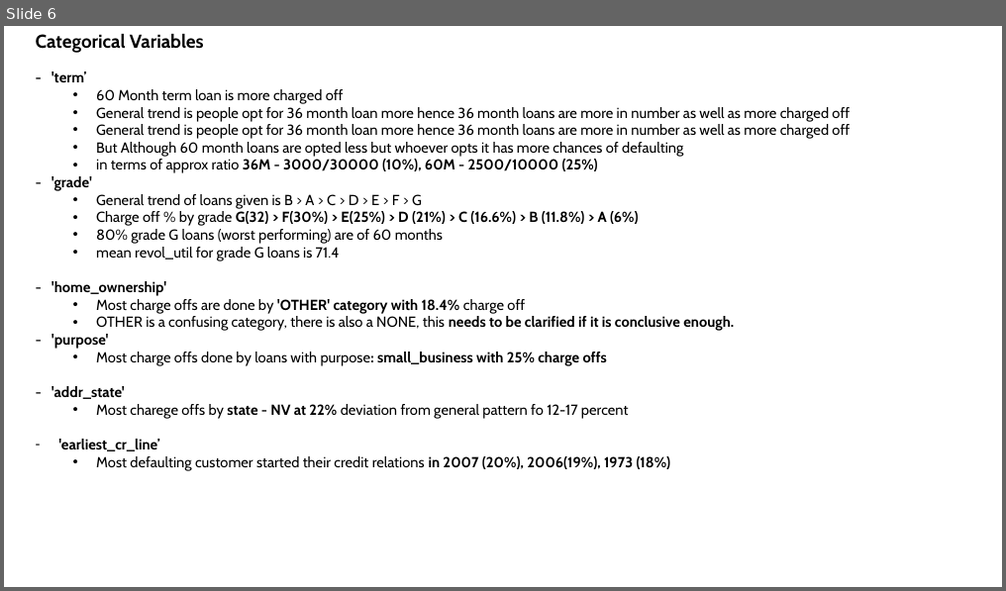
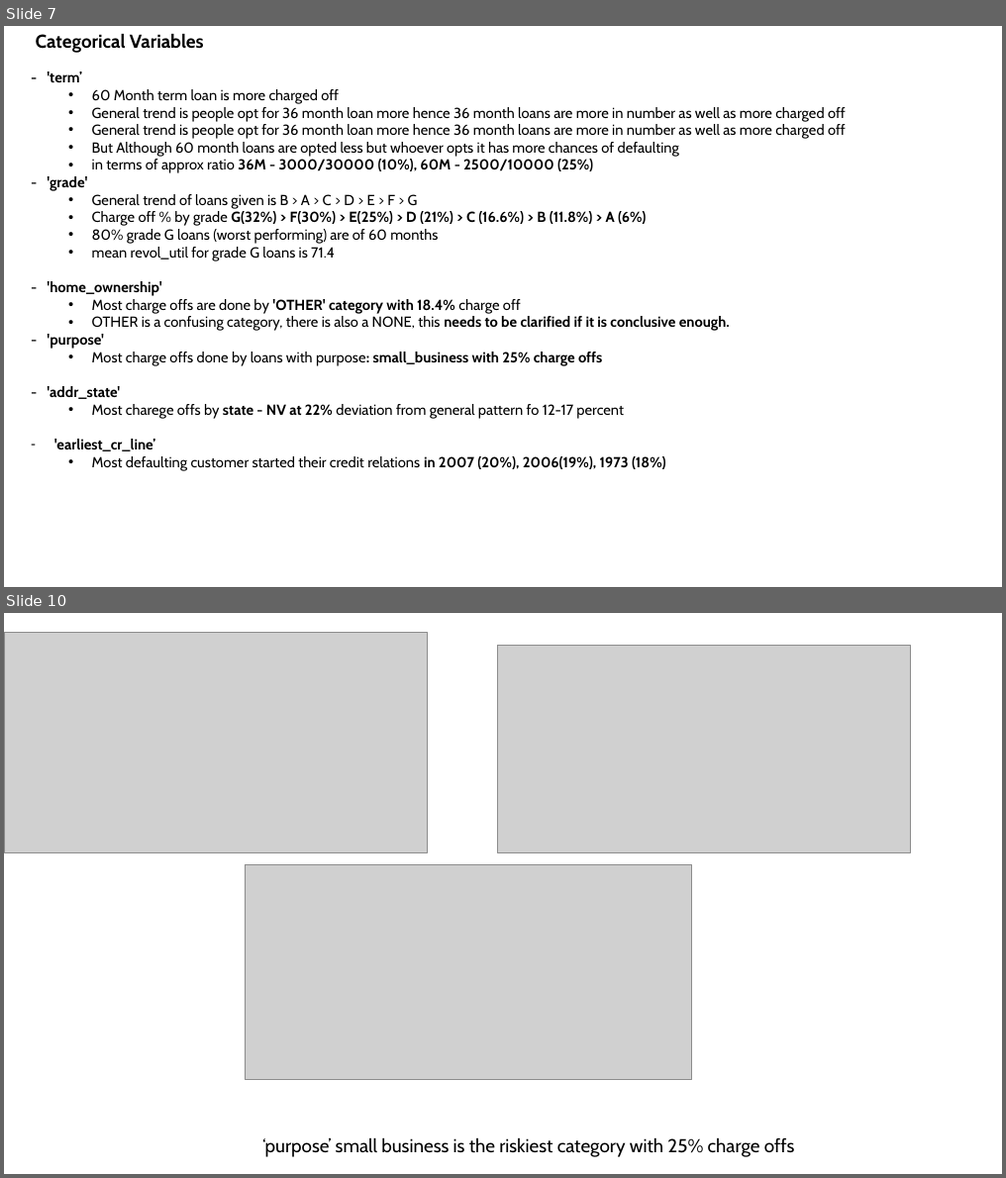
Before and after one commit to VFulara/LendingClubCaseStudy, a slide deck: Presentation.pptx. Shown one above the other, each under a label of ours: slide 6 before the commit, slides 7 and 10 after it; the slides between them are not shown. The pictures are 1006x591 and 1006x1178 pixels, drawn with LibreOffice and Linux fonts; fonts in the diff are those of the drawing; grey boxes stand for pictures. Boxes give left, top, right and bottom in pixels: in the first picture for what was removed or moved away, otherwise in the second. Text is boxed around its words. In the diff, an @@ line names an element or a change of style, - is before the commit and + after.

```diff
--- a/Presentation.pptx
+++ b/Presentation.pptx
@@ slide 10 added at (4,613,1002,1174), background #FFFFFF @@
@@ picture added at (4,633,427,854) @@
@@ picture added at (497,646,910,853) @@
@@ picture added at (245,864,692,1079) @@
@@ text added at (262,1138,795,1157), 18 pt, text #000000 @@
+‘purpose’ small business is the riskiest category with 25% charge offs
@@ what was slide 6 is now slide 7 @@
@@ slide 7 changed as well @@
@@ text at (92,211,646,226): text changed @@
-  • Charge off % by grade G(32) > F(30%) > E(25%) > D (21%) > C (16.6%) > B (11.8%) > A (6%)
+  • Charge off % by grade G(32%) > F(30%) > E(25%) > D (21%) > C (16.6%) > B (11.8%) > A (6%)
```
Also in this commit, not shown: 6 other slides changed, 4 other slides added, 3 slides removed, 5 other files.
